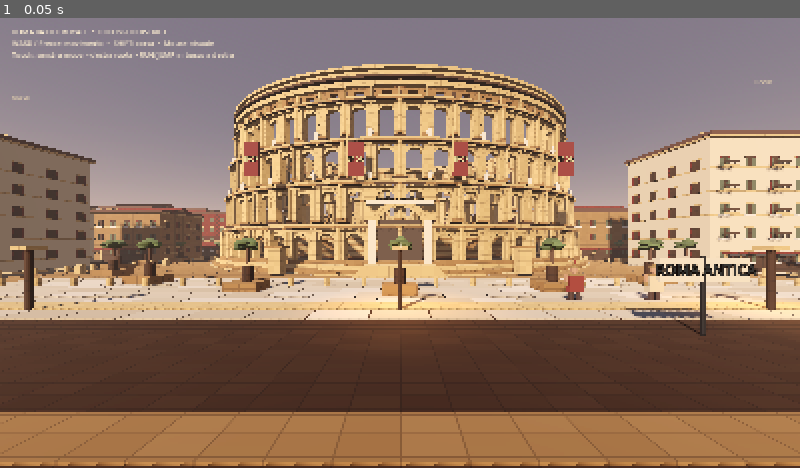
Above: before the commit, frame 1.
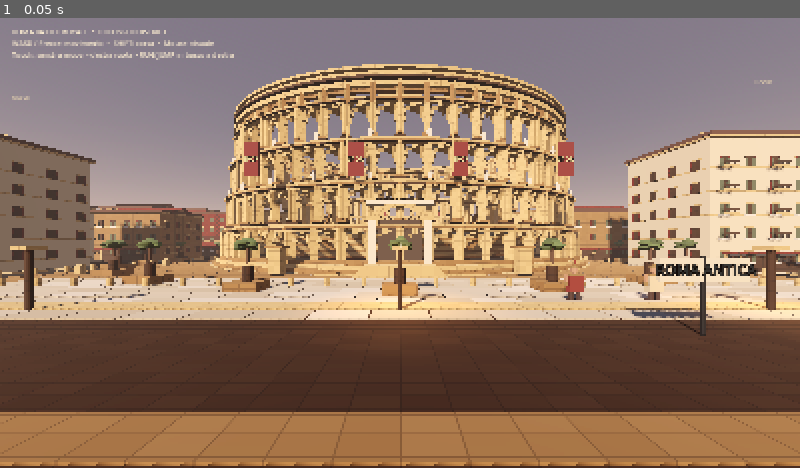
Above: after the commit, the same moment.

Repository: romabattleroyale/Roma-BRT
Game: Godot game, scene res://main.tscn
Two runs of this game, one before a commit and one after it. Both use one fixed random seed, a clock stepped at 60 frames per second and the inputs below.
Inputs:
- Up to frame 1 (0.05 s): no input

The runs differ from the first frame. In frame 1, 4.1% of the frame differs, in the area x 28-73%, y 11-54%.

Commit message:
Correct facade block orientation around the elliptical Colosseum

Diff:
--- a/quality_lab/main.gd
+++ b/quality_lab/main.gd
@@ -287,7 +287,7 @@
 				_cylinder(col, 0.36, 0.20, p + radial * 0.78 - Vector3(0, 2.08, 0), stone, 12)
 				for flute_offset in [-0.13, 0.0, 0.13]:
 					_cylinder(col, 0.026, 3.7, p + radial * 0.96 + tangent * flute_offset, trim, 6)
-			pier.look_at(p + tangent, Vector3.UP)
+			pier.rotation.y = a + PI * 0.5
 			_box(col, Vector3(1.25, 0.35, 1.65), p + Vector3(0, 2.2, 0), stone, true)
 			_box(col, Vector3(1.18, 0.28, 1.58), p + Vector3(0, -2.18, 0), stone, true)
 			# carved cornice profiles and shadow reveals at each storey
@@ -296,13 +296,13 @@
 			# deep shadowed bay behind each opening
 			var inner := Vector3(cos(a) * (rx - 0.42), y + 2.35, sin(a) * (rz - 0.42))
 			var bay := _box(col, Vector3(0.24, 3.25, 0.24), inner, shadow_stone)
-			bay.look_at(inner + tangent, Vector3.UP)
+			bay.rotation.y = a + PI * 0.5
 			# upper-floor window recesses and lintel detail
 			if tier > 0 and i % 2 == 0:
 				var win := _box(col, Vector3(0.12, 1.5, 0.9), p + Vector3(0, 0.15, 0), shadow_stone)
-				win.look_at(p + tangent, Vector3.UP)
+				win.rotation.y = a + PI * 0.5
 				var lintel := _box(col, Vector3(0.2, 0.16, 1.15), p + Vector3(0, 0.98, 0), trim)
-				lintel.look_at(p + tangent, Vector3.UP)
+				lintel.rotation.y = a + PI * 0.5
 		# five voussoirs over each opening form a readable Roman arcade rhythm
 		for bay in range(SEGMENTS):
 			var a0 := TAU * float(bay) / SEGMENTS
@@ -313,22 +313,22 @@
 				var theta := PI - PI * float(stone_idx) / 6.0
 				var arc_pos := Vector3(cos(mid_a) * rx, y + 2.55 + sin(theta) * 1.30, sin(mid_a) * rz) + tangent_arch * (cos(theta) * 1.30)
 				var voussoir := _box(col, Vector3(0.58, 0.42, 1.42), arc_pos, trim)
-				voussoir.look_at(arc_pos + tangent_arch, Vector3.UP)
+				voussoir.rotation.y = mid_a + PI * 0.5
 				voussoir.rotate_object_local(Vector3(1, 0, 0), theta - PI * 0.5)
 			# Projecting keystone and fine inner archivolt give each arch a stronger silhouette.
 			var crown_pos := Vector3(cos(mid_a) * rx, y + 3.88, sin(mid_a) * rz)
 			var keystone := _box(col, Vector3(0.72, 0.68, 1.54), crown_pos, trim)
-			keystone.look_at(crown_pos + tangent_arch, Vector3.UP)
+			keystone.rotation.y = mid_a + PI * 0.5
 			var inner_crown := Vector3(cos(mid_a) * (rx - 0.10), y + 3.76, sin(mid_a) * (rz - 0.10))
 			var crown_shadow := _box(col, Vector3(0.16, 0.20, 1.22), inner_crown, shadow_stone)
-			crown_shadow.look_at(inner_crown + tangent_arch, Vector3.UP)
+			crown_shadow.rotation.y = mid_a + PI * 0.5
 		# Continuous projecting stringcourse with small dentils below each tier.
 		_elliptical_ring(col, rx + 0.55, rz + 0.55, 0.22, y + 4.42, stone)
 		for dentil_idx in range(SEGMENTS):
 			var dentil_a := TAU * float(dentil_idx) / SEGMENTS
 			var dentil_pos := Vector3(cos(dentil_a) * (rx + 0.62), y + 4.18, sin(dentil_a) * (rz + 0.62))
 			var dentil := _box(col, Vector3(0.20, 0.22, 0.24), dentil_pos, trim)
-			dentil.look_at(dentil_pos + Vector3(-sin(dentil_a), 0, cos(dentil_a)), Vector3.UP)
+			dentil.rotation.y = dentil_a + PI * 0.5
 		_elliptical_ring(col, rx + 0.35, rz + 0.35, 0.45, y + 4.65, trim)
 		# Fine secondary course lines break up the broad travertine bands and catch sunset light.
 		_elliptical_ring(col, rx + 0.68, rz + 0.68, 0.09, y + 4.02, trim)
@@ -340,7 +340,7 @@
 		var attic_a := TAU * float(attic_idx) / SEGMENTS
 		var attic_pos := Vector3(cos(attic_a) * (RX - 1.9), 24.05, sin(attic_a) * (RZ - 1.35))
 		var attic_pier := _box(col, Vector3(0.48, 2.0, 0.72), attic_pos, trim, true)
-		attic_pier.look_at(attic_pos + Vector3(-sin(attic_a), 0, cos(attic_a)), Vector3.UP)
+		attic_pier.rotation.y = attic_a + PI * 0.5
 		if attic_idx % 4 == 0:
 			_box(col, Vector3(0.78, 0.18, 0.92), attic_pos + Vector3(0, 1.05, 0), stone)
 	_elliptical_ring(col, RX - 1.35, RZ - 0.92, 0.38, 25.20, trim)
@@ -413,14 +413,14 @@
 		var rz_attic := RZ - 1.55
 		var center := Vector3(cos(a) * rx_attic, 22.0, sin(a) * rz_attic)
 		var attic_panel := _box(col, Vector3(0.55, 2.3, 2.15), center, stone)
-		attic_panel.look_at(center + tangent, Vector3.UP)
+		attic_panel.rotation.y = a + PI * 0.5
 		if i % 2 == 0:
 			var opening := _box(col, Vector3(0.10, 0.85, 0.62), center + radial * 0.31 + Vector3(0, 0.12, 0), shadow_stone)
-			opening.look_at(center + tangent, Vector3.UP)
+			opening.rotation.y = a + PI * 0.5
 			var sill := _box(col, Vector3(0.18, 0.12, 0.82), center + radial * 0.36 + Vector3(0, -0.38, 0), trim)
-			sill.look_at(center + tangent, Vector3.UP)
+			sill.rotation.y = a + PI * 0.5
 		var pilaster := _box(col, Vector3(0.68, 2.45, 0.20), center + radial * 0.34, trim)
-		pilaster.look_at(center + tangent, Vector3.UP)
+		pilaster.rotation.y = a + PI * 0.5
 	_elliptical_ring(col, RX - 1.35, RZ - 1.0, 0.65, 23.25, trim, true)
 	_elliptical_ring(col, RX - 1.15, RZ - 0.8, 0.32, 24.0, shadow_stone, true)
 	# ceremonial SPQR standards and monumental approach stairs
@@ -479,7 +479,7 @@
 			var radial := Vector3(cos(a), 0, sin(a))
 			var pos := Vector3(radial.x * (20.5 + level * 0.65), yy, radial.z * (14.8 + level * 0.45))
 			var support := _box(col, Vector3(0.72, 3.5, 0.9), pos, trim, true)
-			support.look_at(pos + Vector3(-radial.z, 0, radial.x), Vector3.UP)
+			support.rotation.y = a + PI * 0.5
 			_box(col, Vector3(1.0, 0.18, 1.15), pos + Vector3(0, 1.8, 0), stone)
 		# gallery floor bands visually separate the circulation levels
 		_elliptical_ring(col, 21.0 + level * 0.7, 15.2 + level * 0.45, 0.26, yy + 1.95, trim, true)
@@ -539,10 +539,10 @@
 		var tangent := Vector3(-sin(a), 0, cos(a))
 		var p := Vector3(cos(a) * (RX - 2.1), attic_y + 1.45, sin(a) * (RZ - 1.7))
 		var attic_pier := _box(col, Vector3(0.8, 2.9, 1.05), p, trim, true)
-		attic_pier.look_at(p + tangent, Vector3.UP)
+		attic_pier.rotation.y = a + PI * 0.5
 		if i % 2 == 0:
 			var opening := _box(col, Vector3(0.14, 0.72, 0.48), p - radial * 0.28 + Vector3(0, 0.05, 0), shadow_stone)
-			opening.look_at(p + tangent, Vector3.UP)
+			opening.rotation.y = a + PI * 0.5
 		_box(col, Vector3(1.12, 0.18, 1.38), p + Vector3(0, 1.5, 0), stone)
 	_elliptical_ring(col, RX - 1.65, RZ - 1.25, 0.55, attic_y + 3.0, trim)
 	# monumental entrance portals, travertine stairs and sculptural plinths
